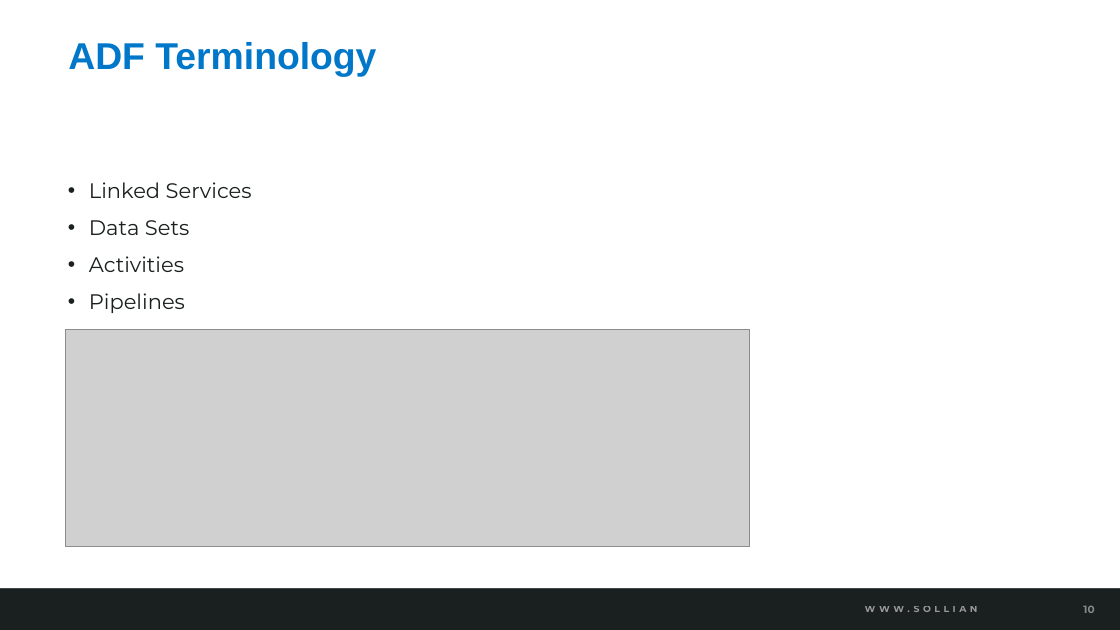
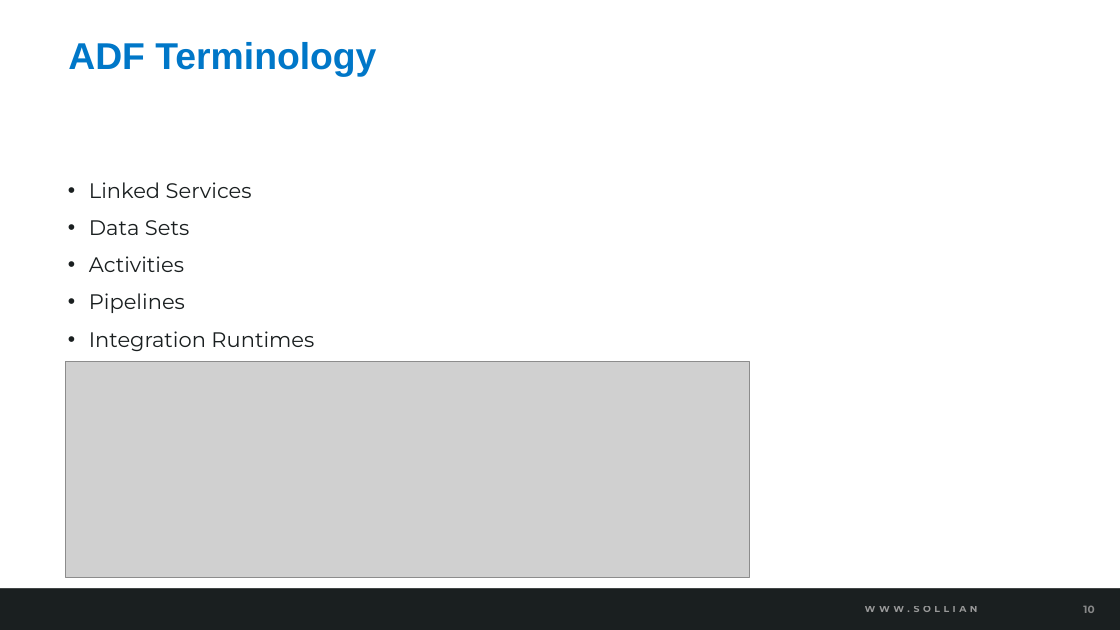
Before and after one commit to pietheinstrengholt/azure-data-engineering-conference-workshop, a slide deck: slide 10 of Conference_ppt/07-Ingest and load data.pptx. Drawn at 1120x630 pixels with LibreOffice and Linux fonts; fonts in the diff are those of the drawing; grey boxes stand for pictures; background and template pictures are left out. Boxes give left, top, right and bottom in pixels: in the first picture for what was removed or moved away, otherwise in the second. Text is boxed around its words. In the diff, an @@ line names an element or a change of style, - is before the commit and + after.

Commit message:
Slide updates

```diff
--- a/Conference_ppt/07-Ingest and load data.pptx
+++ b/Conference_ppt/07-Ingest and load data.pptx
@@ text at [89, 331, 314, 351]: paragraph added @@
+• Integration Runtimes
@@ picture: place and size @@
-picture at [66, 330, 749, 546]
+picture at [66, 361, 749, 577]
```
Also in this commit, not shown: 2 other slides changed, 1 slide added, 1 other file.
